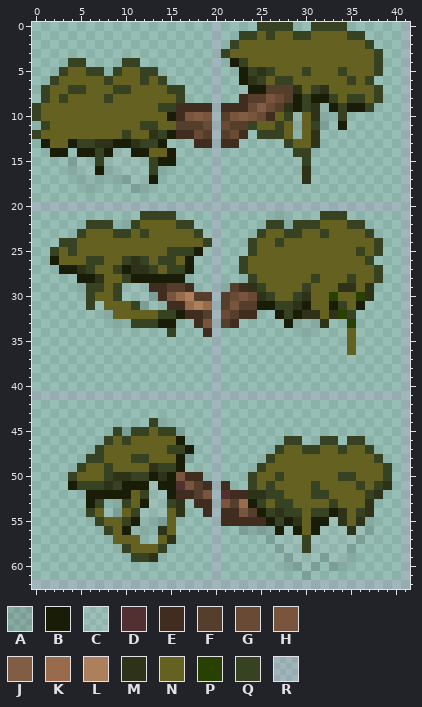
File history of a pixel-art sprite, Assets/Textures/Tiles/Canopy/CanopyTree_Branches.png. The picture above was drawn from the file before the commit.
The file is 84x126 pixels, drawn in blocks of 2x2; one block is one cell here.
Palette (. is transparent): A #0000001c  B #191d08  C #cccccc1c  D #522f31  E #402d1f  F #563e2c  G #694b35  H #78553c  J #805d44  K #976b4b  L #ad7f5c  M #2d3218  N #646121  P #284101  Q #364221  R #f777f91c
Pixels before (only the part around the change), first column x 0:
 0 ....................R....QQQQ..QQQQ......R
 1 ....................R..QQNQNNQQNNNNQQ....R
 2 ....................R.QNNNNNNNNNNNNNNQ...R
 3 ....................RQNNNNNNNNNNNNNNNNQ..R
 4 ....QQ....QQ........R.BQNNNNNNNNNNNNNNQ..R
 5 ...QNNQQ.QNNQQ......R..BQMQNNNQNNNQNNNQ..R
 6 ..QNNNNNQNNNQNQ.....R..BMQNQQNNNNNNQNQ...R
 7 .QNNQQNNNQQNNNNQQ...R...BBFFFMNQMNNNNNQ..R
 8 .QNQNNNNQNNNNNNNQ...R..EFFHGFBQBBQNQQNQ..R
 9 QNNNNNNNNNNNNNQQEEEEREEEGJGFMBQMCBQBBQ...R
10 QNNNNNNNNNNNNNNBEHJHRFHJHGENQCNMA.Q......R
11 .QNNNNNNNNNNQQNNFFFGRGFFQNNQNANQA.B......R
12 QNNNNNNNNNQNNMQBEEGFRFGE.QQQN.NM.........R
13 .BNNBQQMMBBMQQB...EEREE.....QNNM.........R
14 ..BB.BBQBCCBBNNB....R........QQ..........R
15 ....ACCQCCCCCQBB....R.........Q..........R
16 ....ACCBACCCCQA.....R.........M..........R
17 .....ACA.AACCB......R.........M..........R
18 ......A....AA.......R....................R
19 ....................R....................R
20 RRRRRRRRRRRRRRRRRRRRRRRRRRRRRRRRRRRRRRRRRR
21 ............QQQQ....R......A....QQQ......R
22 ......QQQ.AQNNNNQQ..R.....QQAQQQNNNQQ....R
23 .....QNNNQQNQNNNNNQ.R....QNNQQNNQNNNNQ...R
24 ...QQNNNNNNNNNNNNNNQR...QNNQNNNNNNNNNNQ..R
25 ..QNQNNNNNNNNNNQQQB.R...QNNNNNNNNNNNQNQ..R
26 ..BNNNQQNNQMQNQQNB..R..QNNNNNNNNNNNNNQ...R
27 ...BBMQNNQBMMQNQQB..R..QNNNNNNNNNNNNNNQ..R
28 .....BBMNNQBBBBBB...R...QNNNNNNQNNNQNNQ..R
29 .....AQQNQCCCEEFFE..RAFEMQNNNNQNNNMMNM...R
30 ......QNNQCCCAEHKLFFRFGHGMQNNQMNNPNNPM...R
31 ......Q.NNNQA..EEKLKRFHFFBBQQMBNNBQNB....R
32 ........ANNNNNQQBEEFRGFEE..BQBMMNMPQ.....R
33 .........A.QQQBB..EHRFE.....BACAM..P.....R
34 ...............Q...ER.........A....N.....R
35 ....................R..............N.....R
36 ....................R..............N.....R
37 ....................R....................R
38 ....................R....................R
39 ....................R....................R
40 ....................R....................R
41 RRRRRRRRRRRRRRRRRRRRRRRRRRRRRRRRRRRRRRRRRR
42 ....................R....................R
43 ....................R....................R
44 .............QA.....R....................R
45 .........QAQQNQQA...R....................R
46 ........QNQNNNNNB...R.......QQ..QQ.QQ....R
47 .......QNNNNNNNQQB..R......QNNQQNNQNNQ...R
48 ......QQNNNQQNNNBA..R.....QNNNNNNNNNNNQ..R
49 .....QNNQNNNNMQQB...R....QNNNNNNNNNNNNNQ.R
50 ....QNNNQMMQQBMBHEE.R...QNNQNNNNNNQQNNNQ.R
51 ....BQQQMQBBBCBBDHFERE..QNQNNNNQNNNNQNQM.R
52 ......BBBBBNQCCBEEFHRDEEMMQQNNNQQNNNNQM..R
53 ......BQ.AQNBCCQM.EERHFKBQNQQNNNNQNNNM...R
54 ......QN.ANQCCCNM..EREEHFBQMQQNQQBMNQM...R
55 .......QNNQBCAAN....REEEEEBQBMNBBCMNMA...R
56 ........QNBCA.MN....R..AAAABCBNBCCCMCA...R
57 .........NNN..NM....R.....ACCCQCCCCCA....R
58 ..........QNNNQ.....R......ACCQCCCCA.....R
59 ...........QQM......R.......ACCCACCA.....R
60 ....................R.......AACA.AA......R
61 ....................R.........A..........R
62 RRRRRRRRRRRRRRRRRRRRRRRRRRRRRRRRRRRRRRRRRR
Now the later version:
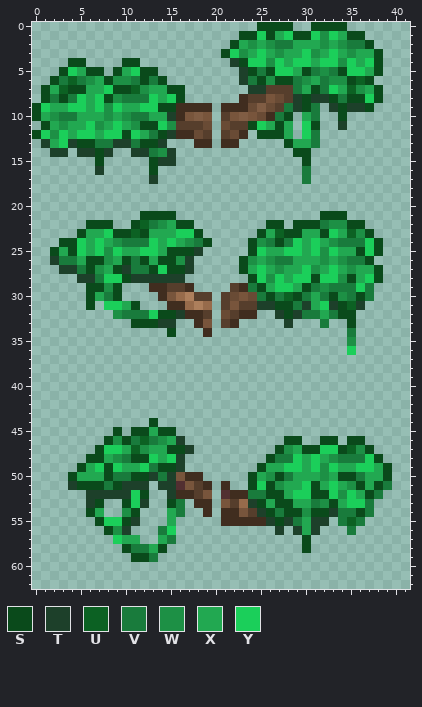
Colours new in this view: S #0a4a1b  T #1d402a  U #0c6123  V #197b3c  W #1d9045  X #22a851  Y #1bcf5a
The edit:
Changed rows in their new state; - is an unchanged pixel.
first column x 0:
 0 --------------------.----SSSS--SSSS------.
 1 --------------------.--SSYSXYSSYWYXSS----.
 2 --------------------.-SXWXWVVXXXWXWVVS---.
 3 --------------------.SYWXYXWXXYWXYXWXXS--.
 4 ----SS----SS--------.-TSYYWYXYYXYYWYXYS--.
 5 ---SYXSS-SXYSS------.--TSVSYYXSVWVSYYXS--.
 6 --SVUVWXSWWVSVS-----.--TVSWSSVWXVWWSUS---.
 7 -SXUSSXXYSSUWXXSS---.---TT---VXSVYXUWXS--.
 8 -SVSVYXYSWVVVYXYS---.--------TSTTSVSSYS--.
 9 SYXXYYXYWYXXYYSS----.-------VTSV.TSTTS---.
10 SXWVVXXXWXWVVXXT----.------VS.XV.-S------.
11 -SXWXXYWXYXWSSYW----.---SYXSX.YS.-T------.
12 SYWYXYYXYYSYXVST----.----SSSX-YV---------.
13 -TXYTSSVVTTVSST-----.-------SXXV---------.
14 --TT-TTST..TTVWT----.--------SS----------.
15 ----...S.....STT----.---------S----------.
16 ----...T.....S.-----.---------V----------.
17 -----...-....T------.---------V----------.
18 ------.----..-------.--------------------.
19 --------------------.--------------------.
20 ..........................................
21 ------------SSSS----.------.----SSS------.
22 ------SSS-.SUVWXSS--.-----SS.SSSVWWSS----.
23 -----SXXYSSUSXXXYYS-.----SXUSSXXSYXUWS---.
24 ---SSYXYXWVVVYXYXWVS.---SWVSVYXYXWVVVYS--.
25 --SXSYXYWYXXYYXSSST-.---SYXXYYXYWYXXSYS--.
26 --TVVXSSWXSVSXSSWT--.--SWXWVVXXXWXWVVS---.
27 ---TTVSWXSTVVSYSST--.--SXYXWXXYWXYXWXXS--.
28 -----TTVYYSTTTTTT---.---SYWYXYYSYYWSXYS--.
29 -----.SSWS...-------..--VSXYYXSVWVVVYV---.
30 ------SXVS....------.----VSVUSVXVSWVSV---.
31 ------S-YYXS.-------.----TTSSVTXYTSUT----.
32 --------.WVVVYSST---.------TSTVVXVSS-----.
33 ---------.-SSSTT----.-------T...V--S-----.
34 ---------------S----.---------.----V-----.
35 --------------------.--------------W-----.
36 --------------------.--------------Y-----.
37 --------------------.--------------------.
38 --------------------.--------------------.
39 --------------------.--------------------.
40 --------------------.--------------------.
41 ..........................................
42 --------------------.--------------------.
43 --------------------.--------------------.
44 -------------S.-----.--------------------.
45 ---------S.SSXSS.---.--------------------.
46 --------SWSVUVWXT---.-------SS--SS-SS----.
47 -------SYYXUWXXSST--.------SWXSSYYSUWS---.
48 ------SSXWVSSYXYT.--.-----SVVYXYXWVVVYS--.
49 -----SXYSYXXYVSST---.----SXXYYXYWYXXYYXS-.
50 ----SXXXSVVSSTVT----.---SXWSVXXXWXSSVXXS-.
51 ----TSSSVSTTT.TT----.---SYSWXXYSXYXWSXSV-.
52 ------TTTTTYS..T----.---VVSSXYYSSYWYXSV--.
53 ------TS-.SYT..SV---.---TSXSSXXVWSXYYV---.
54 ------SX-.WS...XV---.----TSVSSWSSTVVSV---.
55 -------SYYST...X----.-----TSTVXTT.VUV.---.
56 --------SWT..-VY----.--....T.TXT...V..---.
57 ---------YXX--XV----.-----....S......----.
58 ----------SVVXS-----.------...S.....-----.
59 -----------SSV------.-------........-----.
60 --------------------.-------....-..------.
61 --------------------.---------.----------.
62 ..........................................
Pixel boxes of the changes (left, top, right, bottom) in both pictures:
changed: (32, 22, 410, 589)
